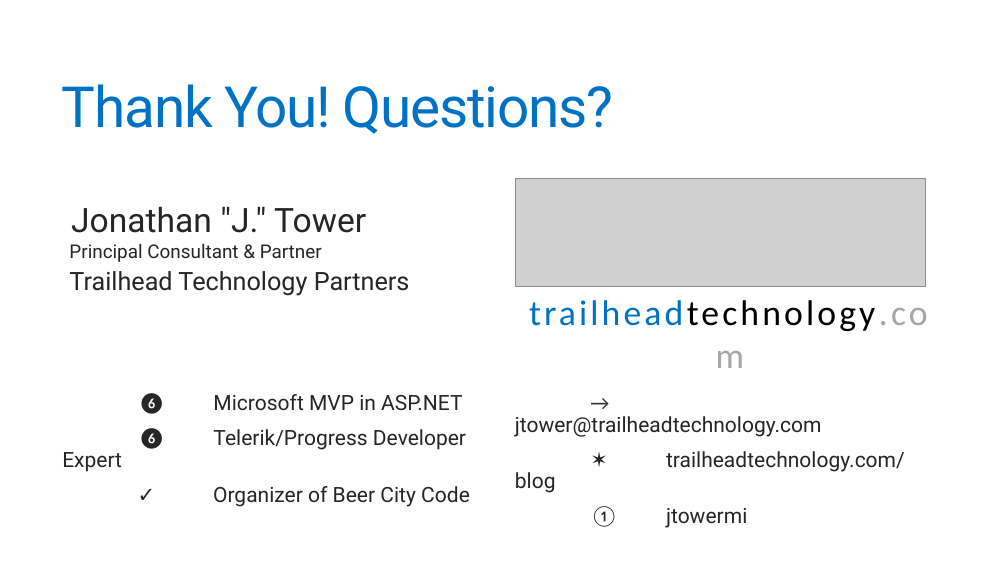
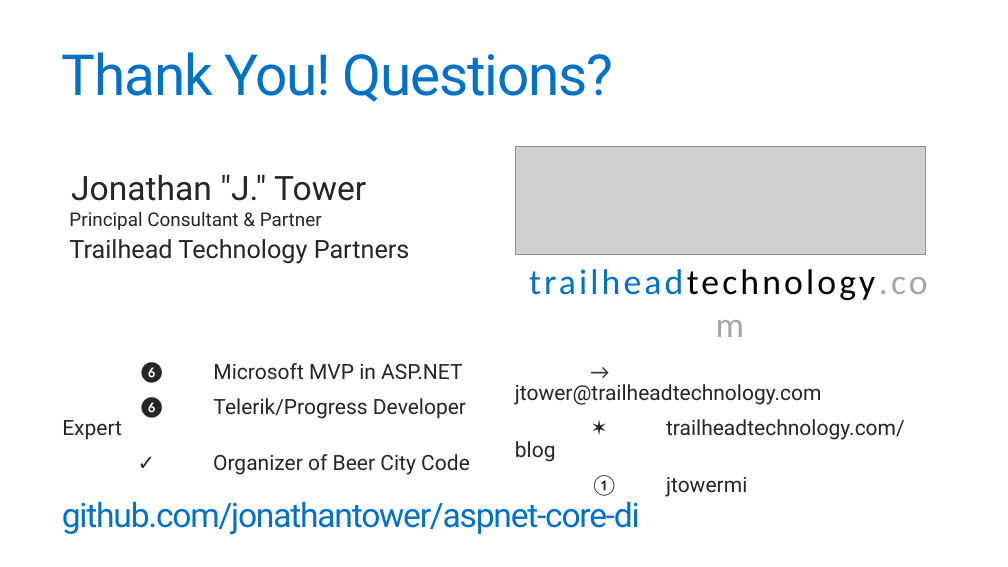
Before and after one commit to jonathantower/aspnet-core-di, a slide deck: slide 30 of slides.pptx. Drawn at 1008x567 pixels with LibreOffice and Linux fonts; fonts in the diff are those of the drawing; grey boxes stand for pictures. Boxes give left, top, right and bottom in pixels: in the first picture for what was removed or moved away, otherwise in the second. Text is boxed around its words. In the diff, an @@ line names an element or a change of style, - is before the commit and + after.

Commit message:
Updating slides

```diff
--- a/slides.pptx
+++ b/slides.pptx
@@ 4 texts, 1 picture, 1 title: place and size @@
-4 texts, 1 picture, 1 title at [62, 84, 928, 528]
+4 texts, 1 picture, 1 title at [62, 52, 928, 497]
@@ text added at [62, 501, 640, 534], 32 pt, text #0072C6 @@
+github.com/jonathantower/aspnet-core-di
```
